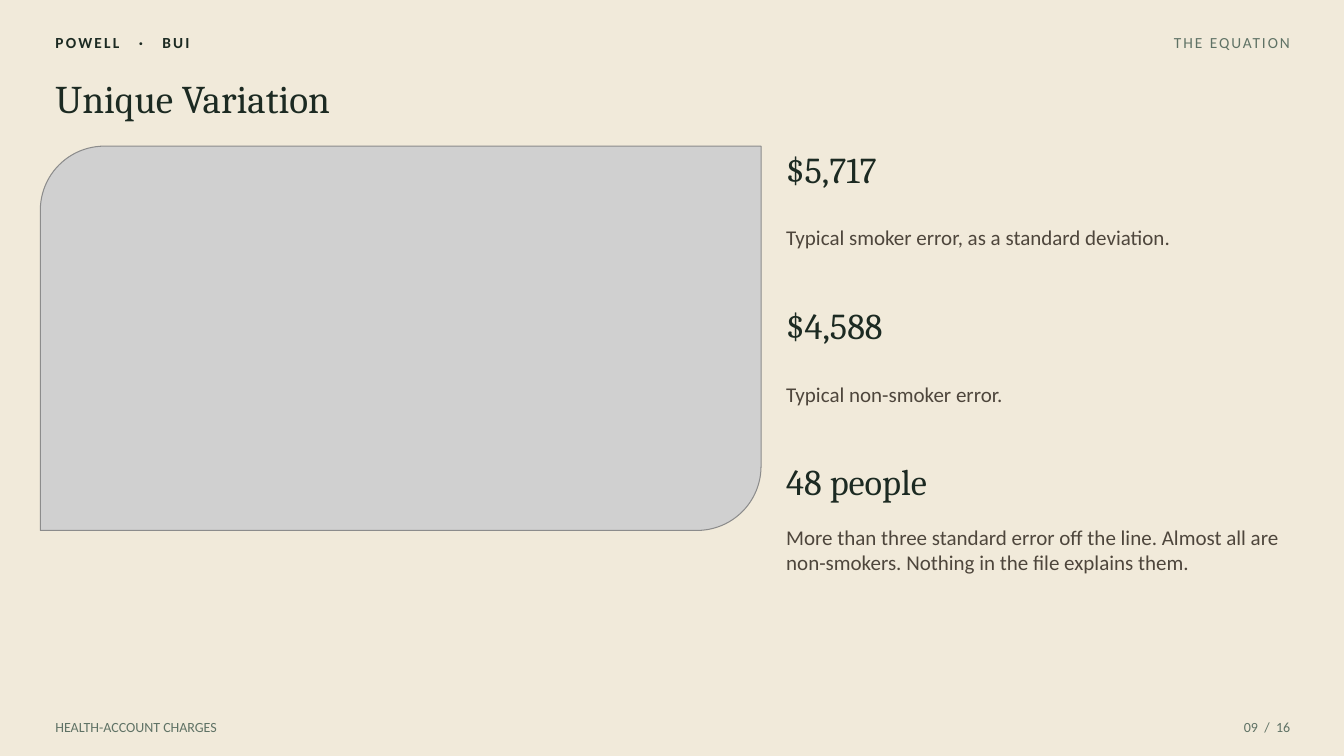
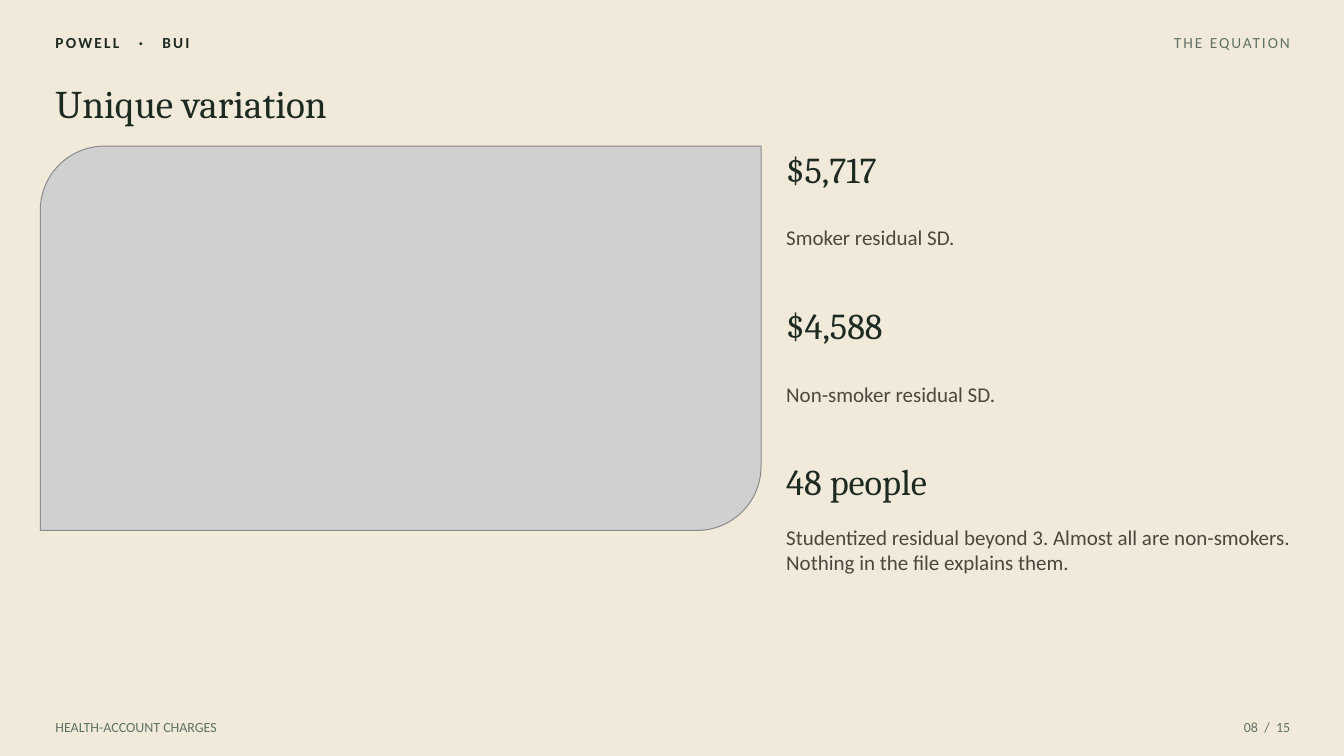
Before and after one commit to PowellOnPoint/msds-6372-project1-insurance, a slide deck: slide 7 of Executive_Summary/Project1_Insurance_Presentation.pptx (slide 8 before the commit). Drawn at 1344x756 pixels with LibreOffice and Linux fonts; fonts in the diff are those of the drawing; grey boxes stand for pictures. Boxes give left, top, right and bottom in pixels: in the first picture for what was removed or moved away, otherwise in the second. Text is boxed around its words. In the diff, an @@ line names an element or a change of style, - is before the commit and + after.

```diff
--- a/Executive_Summary/Project1_Insurance_Presentation.pptx
+++ b/Executive_Summary/Project1_Insurance_Presentation.pptx
@@ text at (55,91,327,127): text changed @@
-Unique Variation
+Unique variation
@@ text at (786,230,954,245): text changed @@
-Typical smoker error, as a standard deviation.
+Smoker residual SD.
@@ text at (786,387,995,402): text changed @@
-Typical non-smoker error.
+Non-smoker residual SD.
@@ text at (786,530,1289,574): text changed @@
-More than three standard error off the line. Almost all are non-smokers. Nothing in the file explains them.
+Studentized residual beyond 3. Almost all are non-smokers. Nothing in the file explains them.
@@ text at (1244,722,1290,732): text changed @@
-09 / 16
+08 / 15
```
Also in this commit, not shown: 13 other slides changed, 1 slide added, 1 slide removed.
